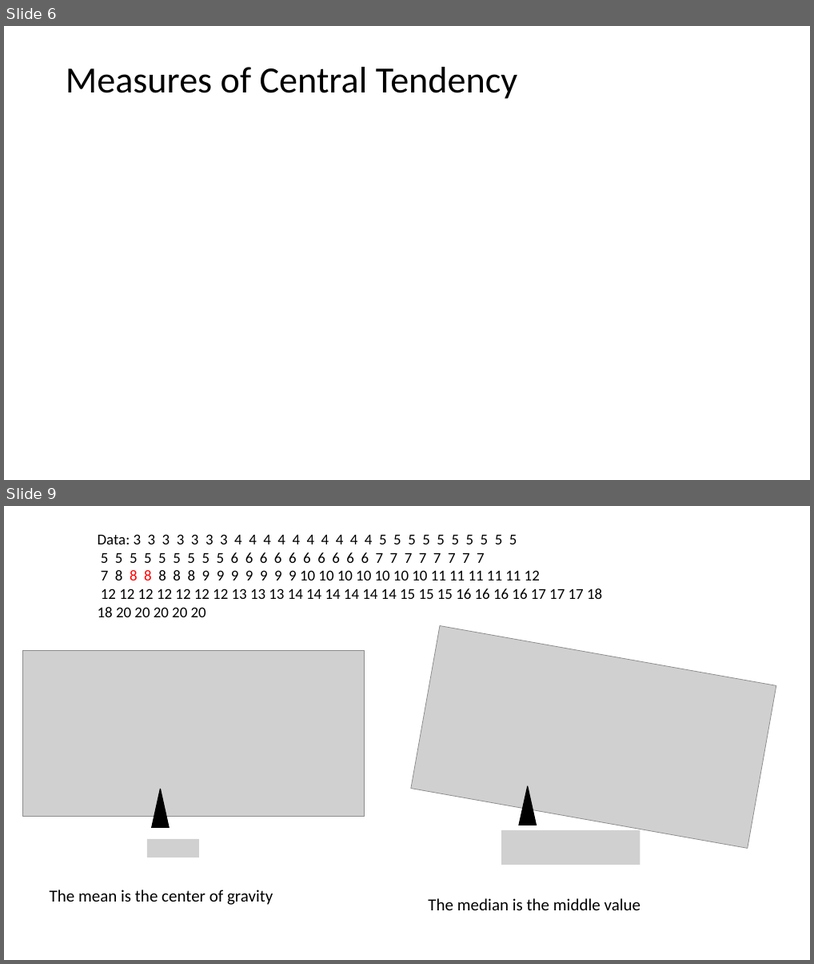
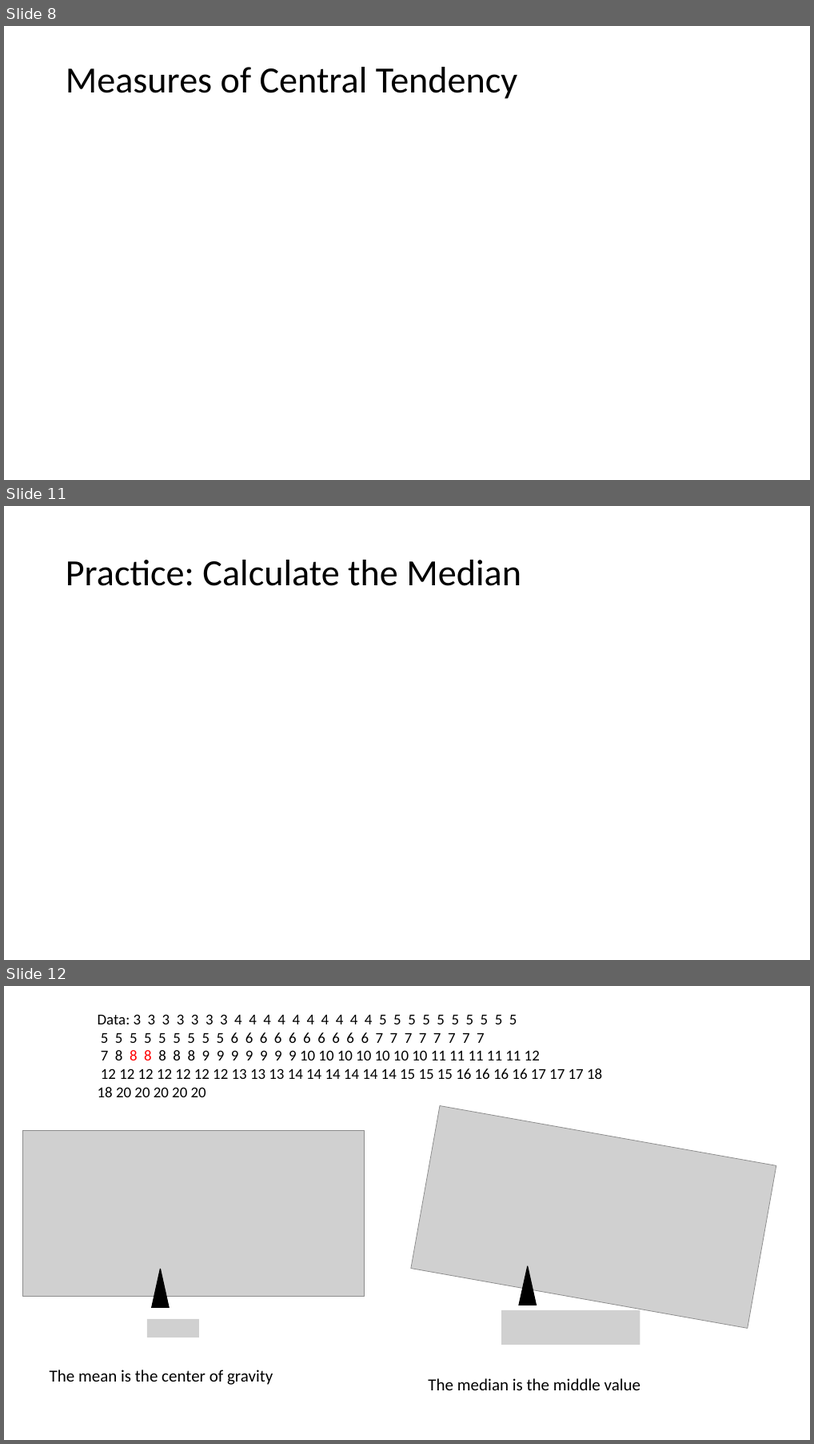
Before and after one commit to Jarred6068/UI_STAT251-03_Spring_2024, a slide deck: docs/lecture_slides/Week 3/Week3_Lecture4_Slides_1_22_2024.pptx. Shown one above the other, each under a label of ours: slides 6 and 9 before the commit, slides 8, 11 and 12 after it; the slides between them are not shown. The pictures are 814x964 and 814x1444 pixels, drawn with LibreOffice and Linux fonts; fonts in the diff are those of the drawing; grey boxes stand for pictures. Boxes give left, top, right and bottom in pixels: in the first picture for what was removed or moved away, otherwise in the second. Text is boxed around its words. In the diff, an @@ line names an element or a change of style, - is before the commit and + after.

```diff
--- a/docs/lecture_slides/Week 3/Week3_Lecture4_Slides_1_22_2024.pptx
+++ b/docs/lecture_slides/Week 3/Week3_Lecture4_Slides_1_22_2024.pptx
@@ slide 11 added at (4,506,810,960), background #FFFFFF @@
@@ title added at (66,560,522,586), 44 pt, text #000000 @@
+Practice: Calculate the Median
@@ what was slide 6 is now slide 8 @@
@@ what was slide 9 is now slide 12 @@
```
Also in this commit, not shown: 7 slides changed, 6 other slides added, 15 other files.
